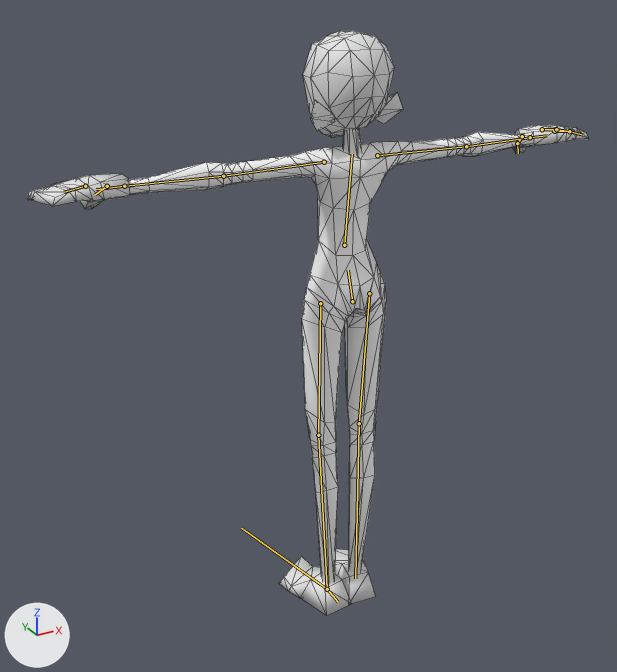
An edit to the glTF model Player/Assets/PlayerFinal/angel_body_final.glb, drawn before and after from the same camera.
One viewpoint serves both versions: a camera (50 mm lens) standing at (-1.31, -2.15, 2.13) and looking at (-0.1, 0.05, 1.03). The axes (+X, +Y, +Z) are drawn at lower left. The lights are the same throughout. The older version comes first. Both versions are drawn at frame 0 of the action 'idle_loop'; the numbers are the values there. The bones that change are drawn over the model as lines. Mesh edges are drawn as thin lines.

Objects in the first picture: 'body', 'feet', 'hands', 'head', 'neck'.
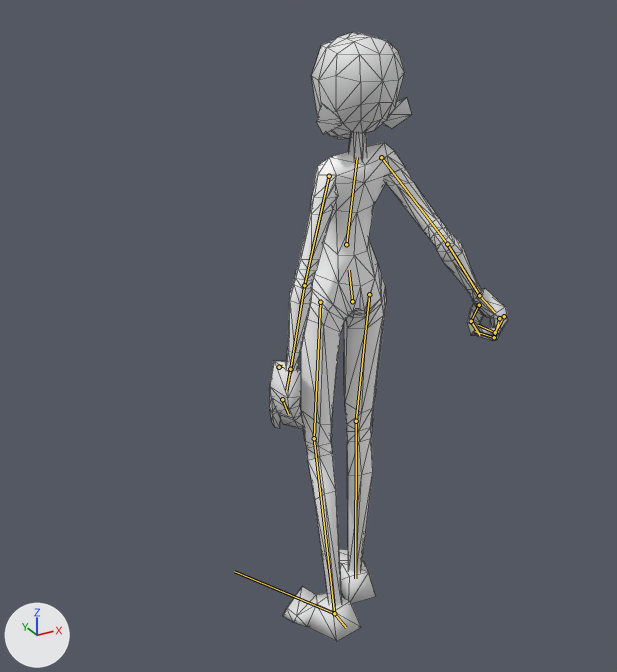
Where the change shows, as pixel boxes (x1, y1, x2, y2) in the pictures (617 x 672 px):
'body', posed (51% narrower)
    before: (129, 132, 533, 583)
    after: (286, 142, 483, 606)
'head', posed
    before: (303, 31, 403, 138)
    after: (312, 32, 412, 139)
'hands', posed (57% narrower, 66% taller)
    before: (28, 125, 589, 209)
    after: (269, 288, 508, 428)
'feet', posed (37% taller)
    before: (279, 549, 376, 616)
    after: (282, 549, 376, 641)
'neck', posed
    before: (343, 128, 362, 156)
    after: (348, 133, 367, 160)
bone 'hip', root to tip
    before: (352, 301) to (348, 270)
    after: (352, 301) to (349, 270)
bone 'spine', root to tip
    before: (344, 245) to (352, 154)
    after: (346, 244) to (357, 157)
bone 'upper_arm.L', root to tip
    before: (324, 162) to (223, 176)
    after: (329, 176) to (304, 285)
bone 'forearm.L', root to tip
    before: (223, 176) to (124, 186)
    after: (304, 285) to (290, 369)
bone 'hand.L', root to tip
    before: (124, 186) to (96, 189)
    after: (290, 369) to (286, 390)
bone 'hand.L.008', root to tip
    before: (85, 186) to (64, 192)
    after: (282, 399) to (288, 414)
bone 'hand.L.012', root to tip
    before: (107, 186) to (94, 195)
    after: (279, 367) to (282, 366)
bone 'upper_arm.R', root to tip
    before: (377, 155) to (466, 146)
    after: (381, 157) to (447, 244)
bone 'forearm.R', root to tip
    before: (466, 146) to (530, 137)
    after: (447, 244) to (479, 295)
bone 'hand.R', root to tip
    before: (530, 137) to (547, 135)
    after: (479, 295) to (495, 312)
bone 'hand.R.008', root to tip
    before: (554, 131) to (569, 131)
    after: (504, 316) to (495, 332)
bone 'hand.R.009', root to tip
    before: (569, 131) to (583, 135)
    after: (495, 332) to (478, 325)
bone 'hand.R.010', root to tip
    before: (542, 129) to (556, 129)
    after: (499, 318) to (494, 337)
bone 'hand.R.011', root to tip
    before: (556, 129) to (570, 131)
    after: (494, 337) to (475, 331)
bone 'hand.R.012', root to tip
    before: (522, 136) to (517, 143)
    after: (479, 305) to (471, 321)
bone 'hand.R.013', root to tip
    before: (517, 143) to (518, 153)
    after: (471, 321) to (479, 334)
bone 'thigh.L', root to tip
    before: (320, 303) to (318, 435)
    after: (320, 302) to (314, 438)
bone 'shin.L', root to tip
    before: (318, 435) to (327, 589)
    after: (314, 438) to (334, 613)
bone 'foot.L', root to tip
    before: (327, 589) to (241, 528)
    after: (334, 613) to (234, 571)
bone 'thigh.R', root to tip
    before: (369, 293) to (359, 423)
    after: (369, 294) to (356, 421)
bone 'shin.R', root to tip
    before: (359, 423) to (355, 578)
    after: (356, 421) to (355, 578)
bone 'leg_ik.L', root to tip
    before: (327, 589) to (338, 602)
    after: (334, 613) to (346, 627)

The edits, one by one:
Bone 'hip' (bone_hip) turns from (0, 0, 0) to (0, 0, -2) degrees about its own x, y and z.
Bone 'spine' (bone_spine) turns from (0, 0, 0) to (6, 0, 4) degrees about its own x, y and z.
Bone 'upper_arm.L' (bone_upper_arm_l) moves from (0.0, 0.0, 0.0) to (-0.027, 0.006, 0.011).
Bone 'upper_arm.L' (bone_upper_arm_l) turns from (0, -7, 0) to (4, -1, 71) degrees about its own x, y and z.
Bone 'forearm.L' (bone_forearm_l) turns from (0, 0, 0) to (0, 0, 9) degrees about its own x, y and z.
Bone 'hand.L' (bone_hand_l) turns from (0, 7, 4) to (0, 0, 0) degrees about its own x, y and z.
Bone 'hand.L.008' (bone_hand_l_008) turns from (0, 0, 0) to (0, 0, 23) degrees about its own x, y and z.
Bone 'hand.L.012' (bone_hand_l_012) turns from (0, 0, 0) to (0, 0, 14) degrees about its own x, y and z.
Bone 'upper_arm.R' (bone_upper_arm_r) moves from (0.0, 0.0, 0.0) to (-0.006, -0.013, 0.012).
Bone 'upper_arm.R' (bone_upper_arm_r) turns from (0, 7, 0) to (25, 0, -59) degrees about its own x, y and z.
Bone 'forearm.R' (bone_forearm_r) turns from (0, 0, 0) to (-32, 0, 0) degrees about its own x, y and z.
Bone 'hand.R' (bone_hand_r) turns from (0, -7, -4) to (0, 0, -46) degrees about its own x, y and z.
Bone 'hand.R.008' (bone_hand_r_008) turns from (0, 0, 0) to (0, 0, -65) degrees about its own x, y and z.
Bone 'hand.R.009' (bone_hand_r_009) turns from (0, 0, 0) to (0, 0, -77) degrees about its own x, y and z.
Bone 'hand.R.010' (bone_hand_r_010) turns from (0, 0, 0) to (0, 0, -54) degrees about its own x, y and z.
Bone 'hand.R.011' (bone_hand_r_011) turns from (0, 0, 0) to (-84, 0, 0) degrees about its own x, y and z.
Bone 'hand.R.012' (bone_hand_r_012) turns from (0, 0, 0) to (19, -22, -49) degrees about its own x, y and z.
Bone 'hand.R.013' (bone_hand_r_013) turns from (0, 0, 0) to (39, -19, -33) degrees about its own x, y and z.
Bone 'thigh.L' (bone_thigh_l) turns from (0, 0, 0) to (-2, 0, 1) degrees about its own x, y and z.
Bone 'shin.L' (bone_shin_l) turns from (0, 0, 0) to (-10, 0, -1) degrees about its own x, y and z.
Bone 'foot.L' (bone_foot_l) turns from (0, 0, 0) to (3, -4, 6) degrees about its own x, y and z.
Bone 'thigh.R' (bone_thigh_r) turns from (0, 0, 0) to (3, -1, -3) degrees about its own x, y and z.
Bone 'shin.R' (bone_shin_r) turns from (0, 0, 0) to (-5, 0, 1) degrees about its own x, y and z.
Bone 'leg_ik.L' (bone_leg_ik_l) moves from (0.0, 0.0, 0.0) to (-0.053, 0.146, -0.025).
